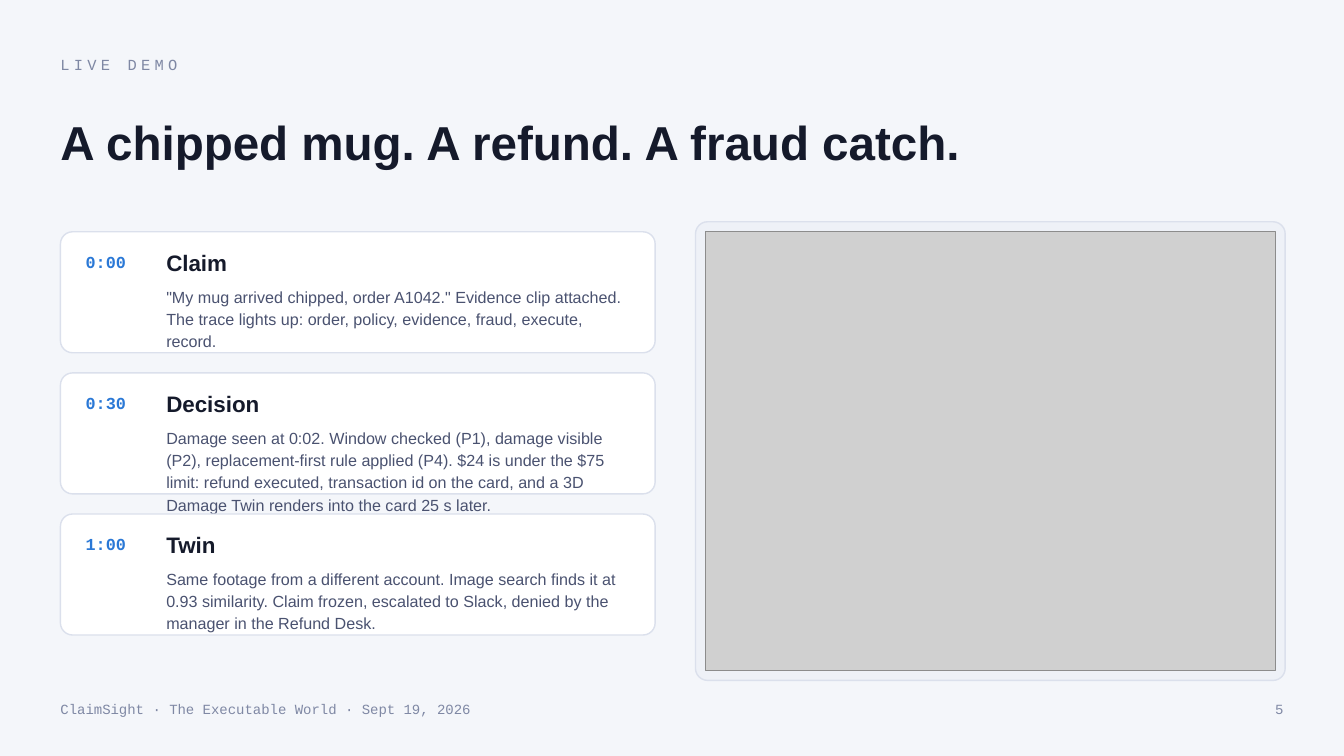
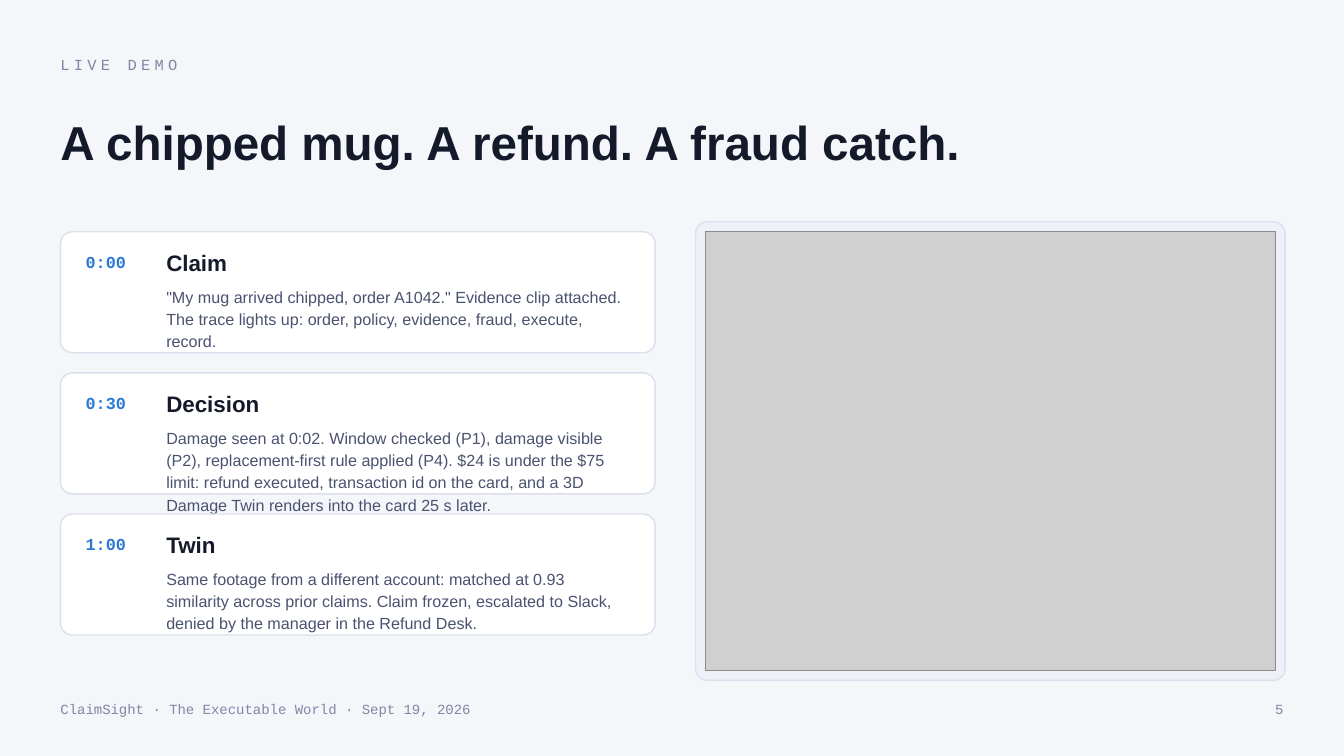
Before and after one commit to vnmoorthy/claimsight, a slide deck: slide 5 of docs/deck/ClaimSight-deck.pptx. Drawn at 1344x756 pixels with LibreOffice and Linux fonts; fonts in the diff are those of the drawing; grey boxes stand for pictures. Boxes give left, top, right and bottom in pixels: in the first picture for what was removed or moved away, otherwise in the second. Text is boxed around its words. In the diff, an @@ line names an element or a change of style, - is before the commit and + after.

```diff
--- a/docs/deck/ClaimSight-deck.pptx
+++ b/docs/deck/ClaimSight-deck.pptx
@@ text at <box>166,573,612,633</box>: text changed @@
-Same footage from a different account. Image search finds it at 0.93 similarity. Claim frozen, escalated to Slack, denied by the manager in the Refund Desk.
+Same footage from a different account: matched at 0.93 similarity across prior claims. Claim frozen, escalated to Slack, denied by the manager in the Refund Desk.
```
Also in this commit, not shown: 4 other slides changed, 26 other files.
